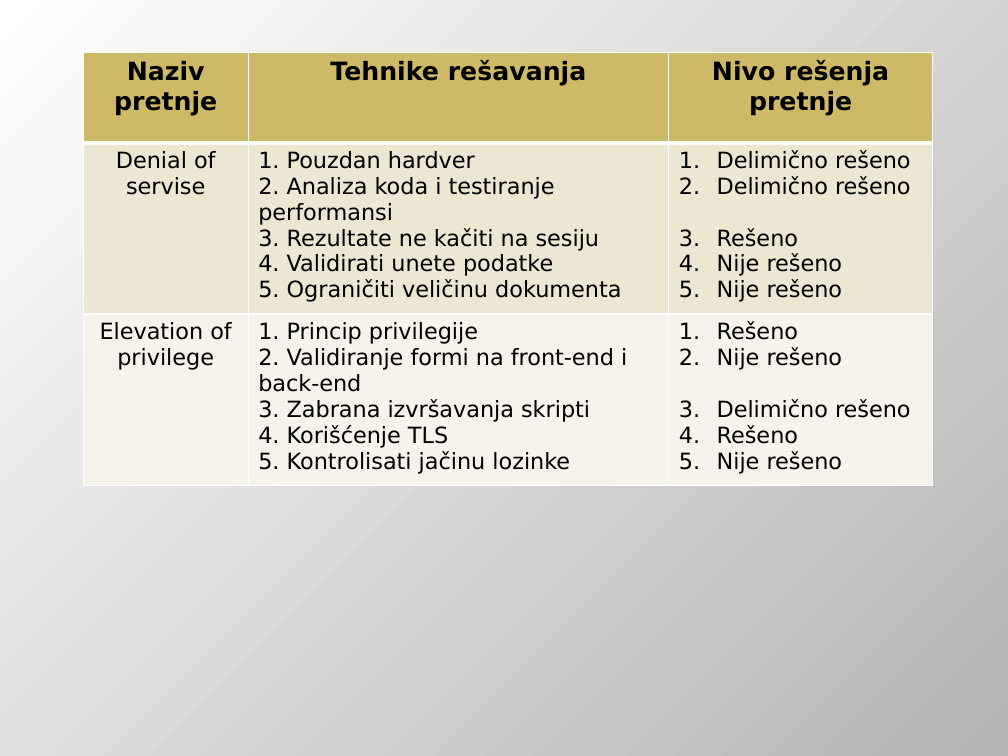
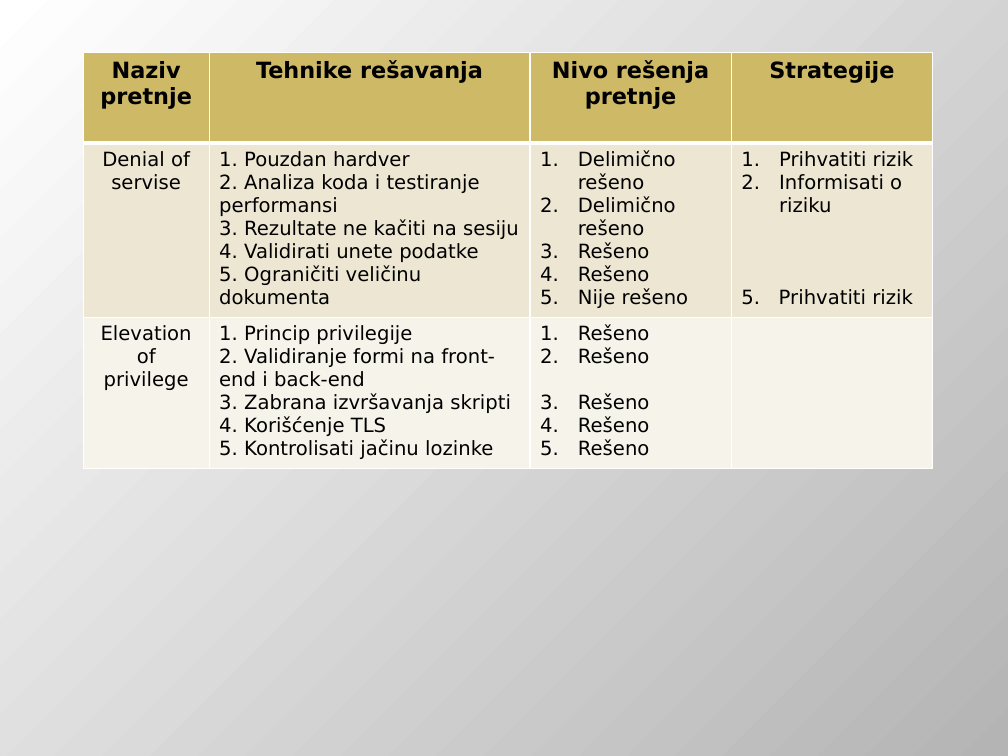
Before and after one commit to DejanUrosevic/XML-Projekat, a slide deck: slide 56 of Model Pretnji.pptx. Drawn at 1008x756 pixels with LibreOffice and Linux fonts; fonts in the diff are those of the drawing. Boxes give left, top, right and bottom in pixels: in the first picture for what was removed or moved away, otherwise in the second. Text is boxed around its words. In the diff, an @@ line names an element or a change of style, - is before the commit and + after.

```diff
--- a/Model Pretnji.pptx
+++ b/Model Pretnji.pptx
@@ table at box(84, 52, 933, 492) @@
-column 3: Nivo rešenja pretnje | Delimično rešeno / Delimično rešeno / Rešeno / Nije rešeno / Nije rešeno | Rešeno / Nije rešeno / Delimično rešeno / Rešeno / Nije rešeno
+column 3: Nivo rešenja pretnje | Delimično rešeno / Delimično rešeno / Rešeno / Rešeno / Nije rešeno | Rešeno / Rešeno / Rešeno / Rešeno / Rešeno
+column 4: Strategije | Prihvatiti rizik / Informisati o riziku / 5. Prihvatiti rizik | 
```
Also in this commit, not shown: 10 other slides changed, 1 slide added, 2 other files.
